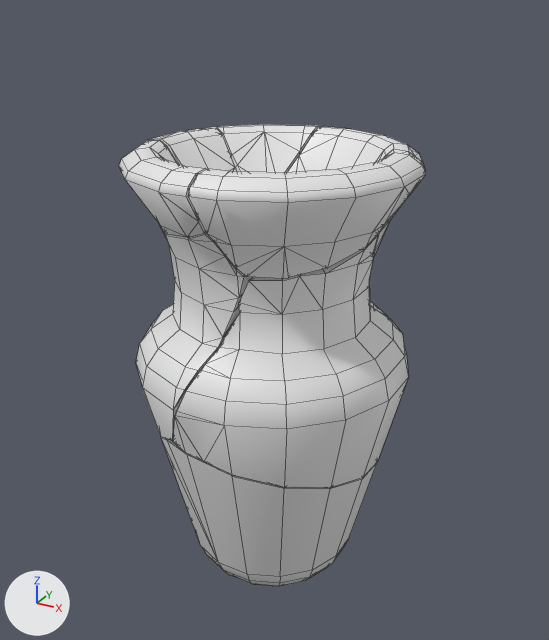
Renders of the FBX model Assets/Meshes/assets v2/Big pot 2 pieces.fbx from each side of a commit.
The view is the same before and after, from a 50 mm lens placed at (0.376, -0.68, 0.656), pointed at (0.0, 0.004, 0.314). Arrows for +X, +Y and +Z are at lower left; the lights stay in place. The older version comes first. Mesh edges are drawn as thin lines. Where no turn or scale is listed for an object, it has been applied to the vertices. Vertices at exactly the same position are counted once.

The first picture shows 'Big pot 2_cell.1', 'Big pot 2_cell.2', 'Big pot 2_cell.3', 'Big pot 2_cell.5', 'Big pot 2_cell.6', 'Big pot 2_cell.7', 'Big pot 2_cell.8', 'Big pot 2_cell.9'.
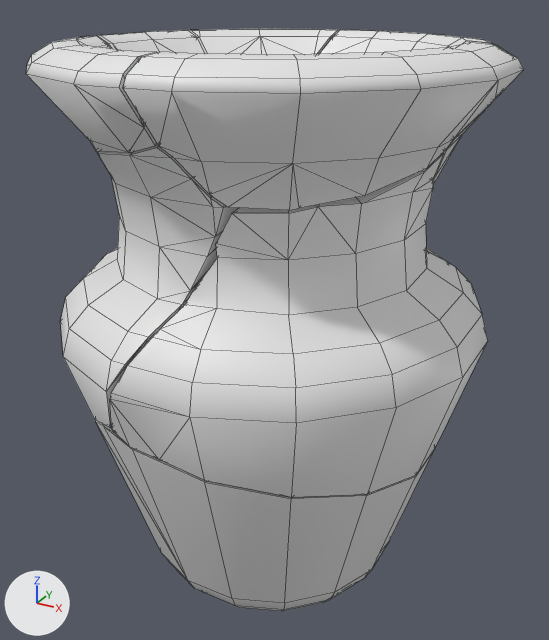
Boxes (x1, y1, x2, y2) around the edits, measured in the pictures (549 x 640 px):
'Big pot 2_cell.9', rescaled (60% wider, 36% taller): before (173, 235, 409, 488); after (110, 153, 488, 497)
'Big pot 2_cell.5', rescaled (68% wider, 31% taller): before (188, 150, 426, 279); after (123, 41, 523, 210)
'Big pot 2_cell.1', rescaled (53% wider, 31% taller): before (136, 224, 252, 440); after (60, 144, 238, 428)
'Big pot 2_cell.7', rescaled (56% wider, 27% taller): before (161, 437, 377, 586); after (96, 421, 434, 611)
'Big pot 2_cell.3', rescaled (50% wider, 20% taller): before (119, 140, 206, 237); after (26, 36, 157, 153)
'Big pot 2_cell.6', rescaled: before (203, 124, 322, 173); after (188, 29, 340, 55)
'Big pot 2_cell.8', rescaled: before (287, 127, 425, 316); after (320, 30, 491, 261)
'Big pot 2_cell.2', rescaled: before (149, 128, 236, 172); after (86, 30, 205, 54)

The change, as a list of edits to the scene's bpy script:
```text
Change me_big_pot_2_cell_006:
    remove me_big_pot_2_cell_006.from_pydata(...)  # 98 vertices, 142 faces; spans x -0.118..0.104, y -0.099..0.067, z -0.232..0.105
    add me_big_pot_2_cell_006.from_pydata(...)  # 98 vertices, 142 faces; spans x -0.177..0.156, y -0.149..0.1, z -0.278..0.126
    me_big_pot_2_cell_006 part 3: the whole mesh is scaled about the mesh origin by (1.5, 1.5, 1.2)
Change me_big_pot_2_cell_001:
    remove me_big_pot_2_cell_001.from_pydata(...)  # 43 vertices, 58 faces; spans x -0.085..0.066, y -0.063..0.063, z -0.05..0.026
    add me_big_pot_2_cell_001.from_pydata(...)  # 43 vertices, 58 faces; spans x -0.127..0.1, y -0.095..0.094, z -0.06..0.031
    me_big_pot_2_cell_001 part 6: the whole mesh is scaled about the mesh origin by (1.5, 1.5, 1.2)
Change me_big_pot_2_cell_005:
    remove me_big_pot_2_cell_005.from_pydata(...)  # 86 vertices, 108 faces; spans x -0.124..0.129, y -0.139..0.124, z -0.058..0.155
    add me_big_pot_2_cell_005.from_pydata(...)  # 86 vertices, 108 faces; spans x -0.187..0.193, y -0.208..0.186, z -0.07..0.186
    me_big_pot_2_cell_005 part 8: the whole mesh is scaled about the mesh origin by (1.5, 1.5, 1.2)
Change me_big_pot_2_cell_003:
    remove me_big_pot_2_cell_003.from_pydata(...)  # 63 vertices, 84 faces; spans x -0.075..0.076, y -0.093..0.104, z -0.068..0.035
    add me_big_pot_2_cell_003.from_pydata(...)  # 63 vertices, 84 faces; spans x -0.113..0.114, y -0.14..0.156, z -0.082..0.042
    me_big_pot_2_cell_003 part 2: the whole mesh is scaled about the mesh origin by (1.5, 1.5, 1.2)
Change me_big_pot_2_cell_007:
    remove me_big_pot_2_cell_007.from_pydata(...)  # 81 vertices, 123 faces; spans x -0.122..0.087, y -0.126..0.159, z -0.154..0.126
    add me_big_pot_2_cell_007.from_pydata(...)  # 81 vertices, 123 faces; spans x -0.183..0.13, y -0.188..0.238, z -0.185..0.152
    me_big_pot_2_cell_007 part 1: the whole mesh is scaled about the mesh origin by (1.5, 1.5, 1.2)
Change me_big_pot_2_cell_009:
    remove me_big_pot_2_cell_009.from_pydata(...)  # 122 vertices, 184 faces; spans x -0.09..0.098, y -0.133..0.15, z -0.204..0.104
    add me_big_pot_2_cell_009.from_pydata(...)  # 122 vertices, 184 faces; spans x -0.135..0.147, y -0.199..0.225, z -0.245..0.125
    me_big_pot_2_cell_009 part 7: the whole mesh is scaled about the mesh origin by (1.5, 1.5, 1.2)
Change me_big_pot_2_cell_004:
    remove me_big_pot_2_cell_004.from_pydata(...)  # 43 vertices, 64 faces; spans x -0.0682..0.0631, y -0.0498..0.0623, z -0.069..0.0304
    add me_big_pot_2_cell_004.from_pydata(...)  # 43 vertices, 64 faces; spans x -0.1023..0.0947, y -0.0747..0.0935, z -0.0828..0.0365
    me_big_pot_2_cell_004 part 4: the whole mesh is scaled about the mesh origin by (1.5, 1.5, 1.2)
Change me_big_pot_2_cell_010:
    remove me_big_pot_2_cell_010.from_pydata(...)  # 24 vertices, 37 faces; spans x -0.0334..0.0418, y -0.0405..0.0487, z -0.0495..0.0196
    add me_big_pot_2_cell_010.from_pydata(...)  # 24 vertices, 37 faces; spans x -0.05..0.0628, y -0.0607..0.0731, z -0.0594..0.0236
    me_big_pot_2_cell_010 part 5: the whole mesh is scaled about the mesh origin by (1.5, 1.5, 1.2)
Change ob_big_pot_2_cell_8:
    ob_big_pot_2_cell_8.location: (0.042, 0.085, 0.404) -> (0.064, 0.128, 0.484)
Change ob_big_pot_2_cell_3:
    ob_big_pot_2_cell_3.location: (-0.067, -0.089, 0.483) -> (-0.101, -0.134, 0.579)
Change ob_big_pot_2_cell_7:
    ob_big_pot_2_cell_7.location: (-0.003, 0.001, 0.058) -> (-0.005, 0.002, 0.07)
Change ob_big_pot_2_cell_5:
    ob_big_pot_2_cell_5.location: (0.076, -0.059, 0.474) -> (0.115, -0.089, 0.568)
Change ob_big_pot_2_cell_9:
    ob_big_pot_2_cell_9.location: (0.065, -0.026, 0.305) -> (0.097, -0.039, 0.366)
Change ob_big_pot_2_cell_1:
    ob_big_pot_2_cell_1.location: (-0.062, -0.019, 0.368) -> (-0.092, -0.028, 0.442)
Change ob_big_pot_2_cell_6:
    ob_big_pot_2_cell_6.location: (-0.072, 0.09, 0.478) -> (-0.109, 0.135, 0.574)
Change ob_big_pot_2_cell_2:
    ob_big_pot_2_cell_2.location: (-0.111, 0.01, 0.489) -> (-0.166, 0.016, 0.586)
```
